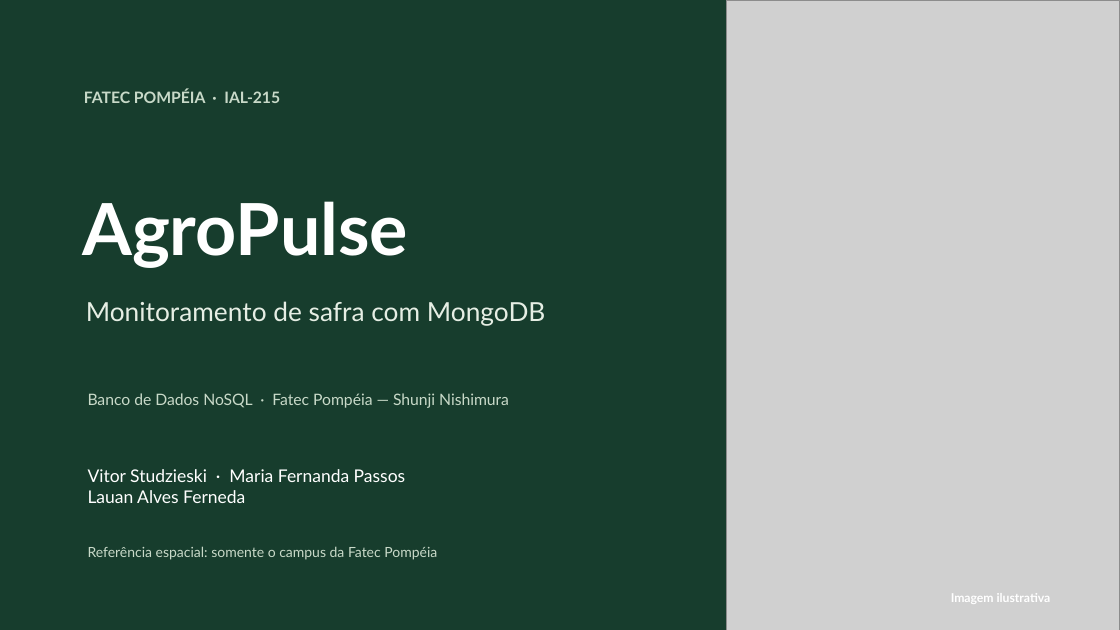
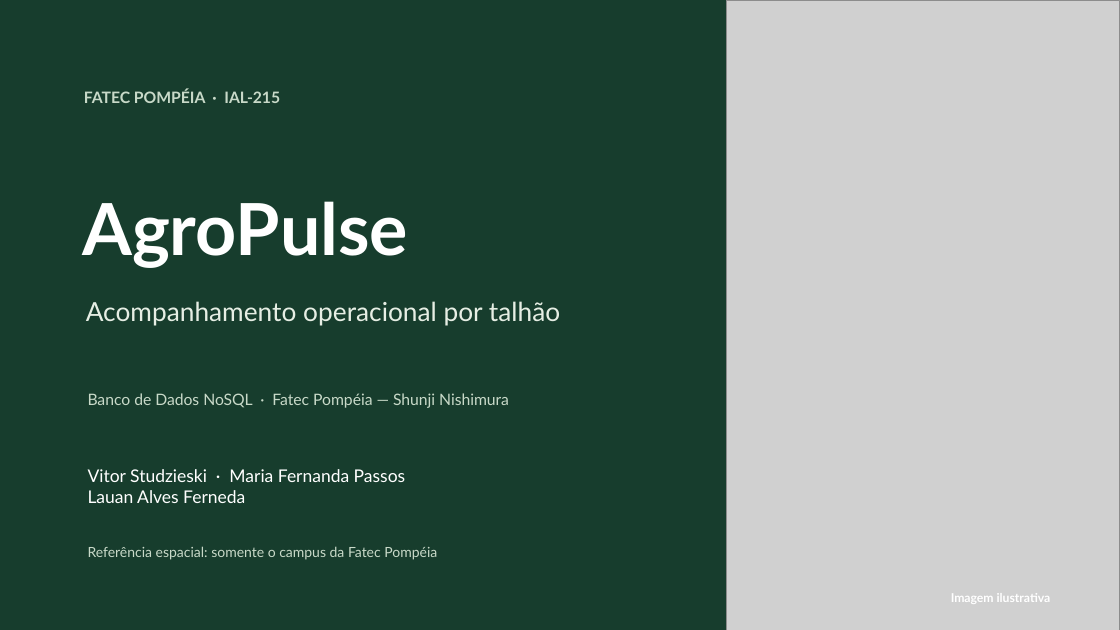
Before and after one commit to Vitor-Studzieski/AgroPulse, a slide deck: slide 1 of docs/apresentacao/AgroPulse-IAL-215.pptx. Drawn at 1120x630 pixels with LibreOffice and Linux fonts; fonts in the diff are those of the drawing; grey boxes stand for pictures. Boxes give left, top, right and bottom in pixels: in the first picture for what was removed or moved away, otherwise in the second. Text is boxed around its words. In the diff, an @@ line names an element or a change of style, - is before the commit and + after.

```diff
--- a/docs/apresentacao/AgroPulse-IAL-215.pptx
+++ b/docs/apresentacao/AgroPulse-IAL-215.pptx
@@ text at bbox=[86, 301, 560, 326]: text changed @@
-Monitoramento de safra com MongoDB
+Acompanhamento operacional por talhão
```
Also in this commit, not shown: 3 other slides changed, 41 other files.
